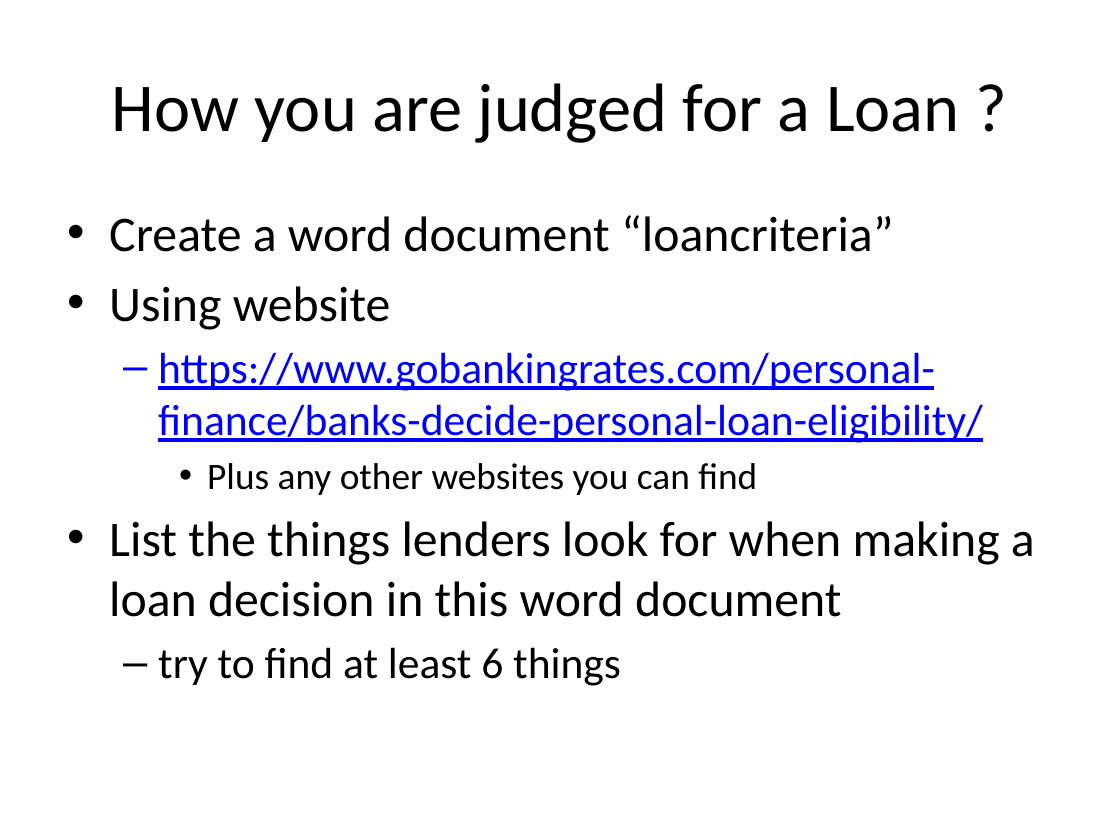
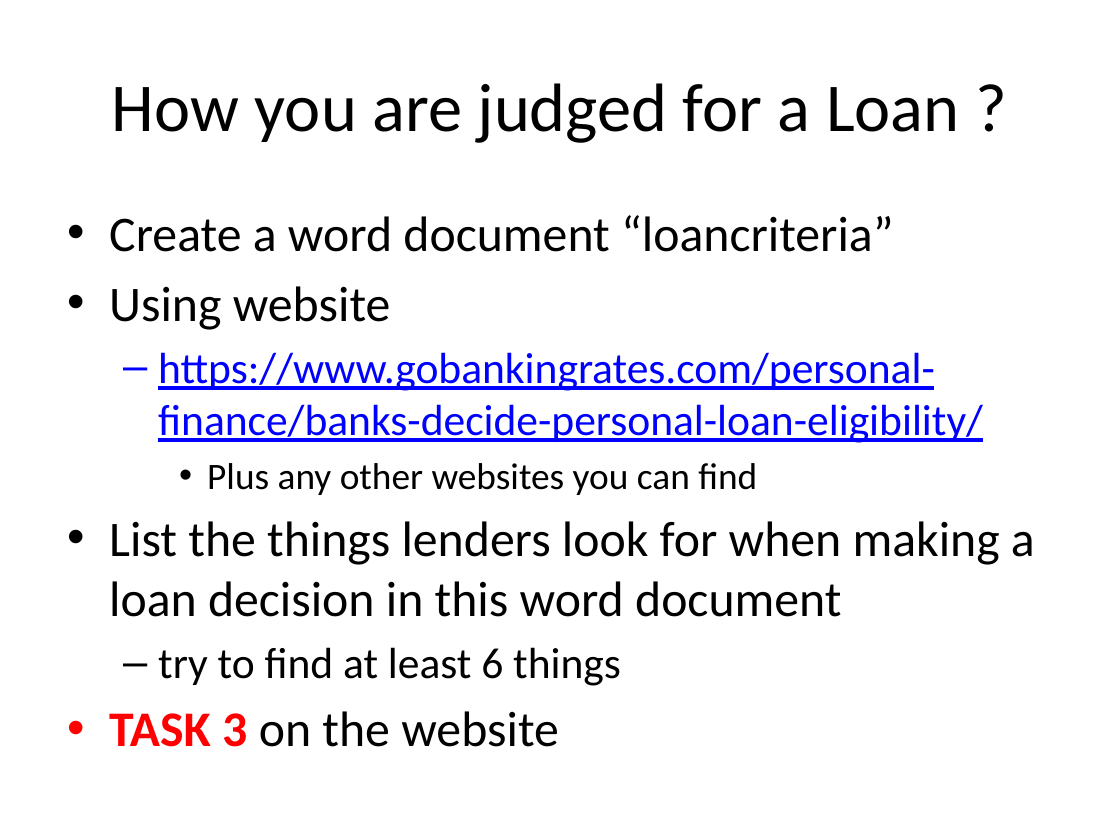
Before and after one commit to paulcockram7/paulcockram7.github.io, a slide deck: slide 18 of 15finance/04 loans.pptx (slide 17 before the commit). Drawn at 1120x840 pixels with LibreOffice and Linux fonts; fonts in the diff are those of the drawing. Boxes give left, top, right and bottom in pixels: in the first picture for what was removed or moved away, otherwise in the second. Text is boxed around its words. In the diff, an @@ line names an element or a change of style, - is before the commit and + after.

```diff
--- a/15finance/04 loans.pptx
+++ b/15finance/04 loans.pptx
@@ text at [109, 711, 559, 747]: paragraph added @@
+• TASK 3 on the website
```
Also in this commit, not shown: 1 other slide changed, 1 slide added, 8 other files.
